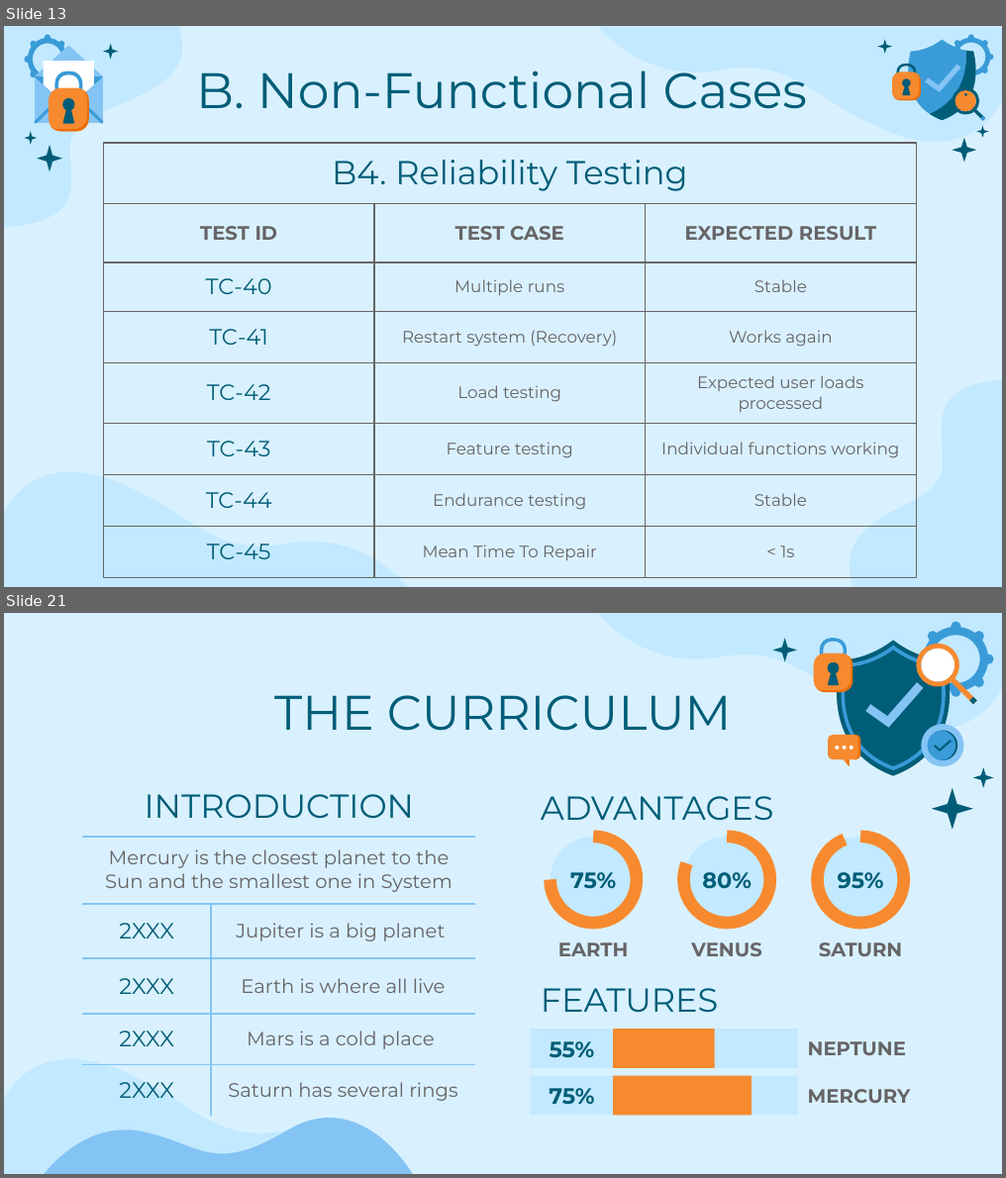
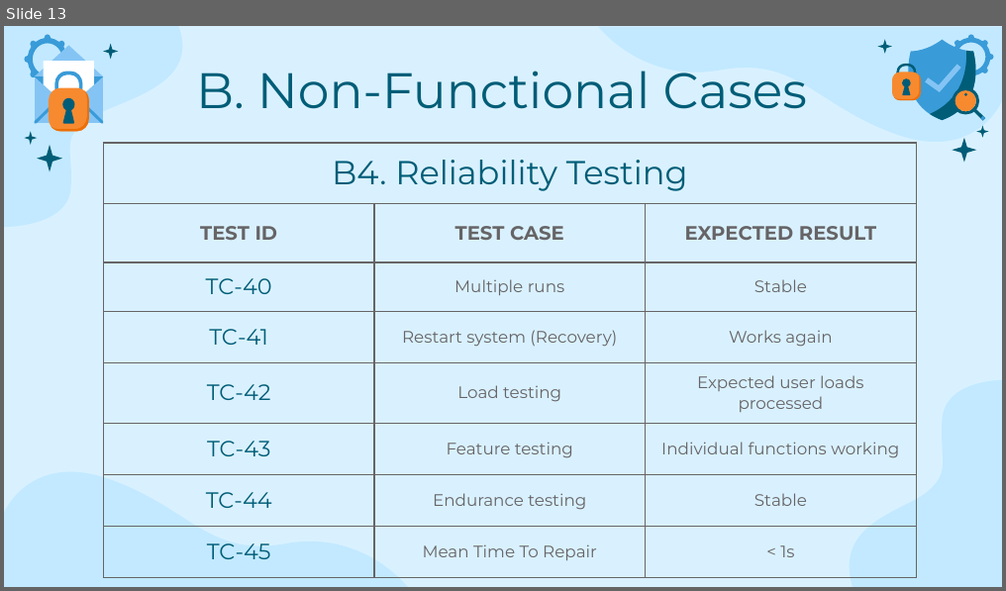
Before and after one commit to MiraPhilip12/Graduation_Project_ESLSCA, a slide deck: Milestone 5/Testing and Evaluation.pptx. Shown one above the other, each under a label of ours: slides 13 and 21 before the commit, slide 13 after it; the slides between them are not shown. The pictures are 1006x1178 and 1006x591 pixels, drawn with LibreOffice and Linux fonts; fonts in the diff are those of the drawing. Boxes give left, top, right and bottom in pixels: in the first picture for what was removed or moved away, otherwise in the second. Text is boxed around its words. In the diff, an @@ line names an element or a change of style, - is before the commit and + after.

```diff
--- a/Milestone 5/Testing and Evaluation.pptx
+++ b/Milestone 5/Testing and Evaluation.pptx
@@ slide 21 removed at [4, 613, 1002, 1174], background #D9F1FF; not listed: 2 template elements that a slide beside it also shows @@
@@ title removed at [274, 695, 732, 731] @@
-THE CURRICULUM
@@ table removed at [83, 775, 476, 1115], 6 rows, 2 columns @@
-INTRODUCTION | 
-Mercury is the closest planet to the Sun and the smallest one in System | 
-2XXX | Jupiter is a big planet
-2XXX | Earth is where all live
-2XXX | Mars is a cold place
-2XXX | Saturn has several rings
@@ group removed at [772, 621, 994, 830]: 25 freeform shapes @@
@@ text removed at [541, 796, 774, 821] @@
-ADVANTAGES
@@ ellipse removed at [549, 837, 637, 923] @@
@@ arc (boxed as its full ellipse) removed at [549, 837, 637, 923] @@
@@ ellipse removed at [683, 837, 770, 923] @@
@@ arc (boxed as its full ellipse) removed at [683, 837, 770, 923] @@
@@ ellipse removed at [818, 837, 904, 923] @@
@@ arc (boxed as its full ellipse) removed at [818, 837, 904, 923] @@
@@ text removed at [570, 872, 616, 889] @@
-75%
@@ text removed at [702, 872, 750, 889] @@
-80%
@@ text removed at [838, 872, 884, 889] @@
-95%
@@ text removed at [558, 943, 628, 957] @@
-EARTH
@@ text removed at [691, 943, 761, 957] @@
-VENUS
@@ text removed at [819, 943, 903, 957] @@
-SATURN
@@ text removed at [541, 988, 719, 1012] @@
-FEATURES
@@ rectangle removed at [531, 1029, 798, 1068] @@
@@ text removed at [549, 1042, 595, 1059] @@
-55%
@@ rectangle removed at [613, 1029, 715, 1068] @@
@@ text removed at [808, 1042, 906, 1056] @@
-NEPTUNE
@@ freeform shape removed at [44, 1086, 413, 1174] @@
@@ rectangle removed at [531, 1076, 798, 1115] @@
@@ rectangle removed at [613, 1076, 751, 1115] @@
@@ text removed at [548, 1088, 594, 1105] @@
-75%
@@ text removed at [808, 1089, 911, 1103] @@
-MERCURY
```
Also in this commit, not shown: 20 other slides removed, 2 other files.
